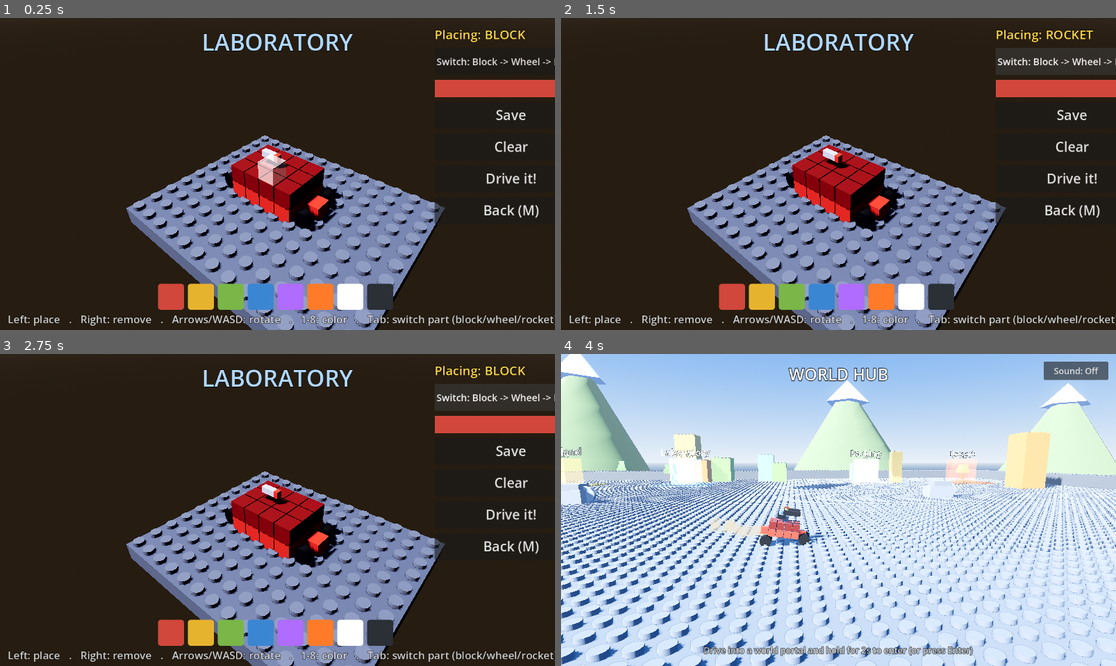
Above: before the commit, frames 1-4 (two rows, left to right).
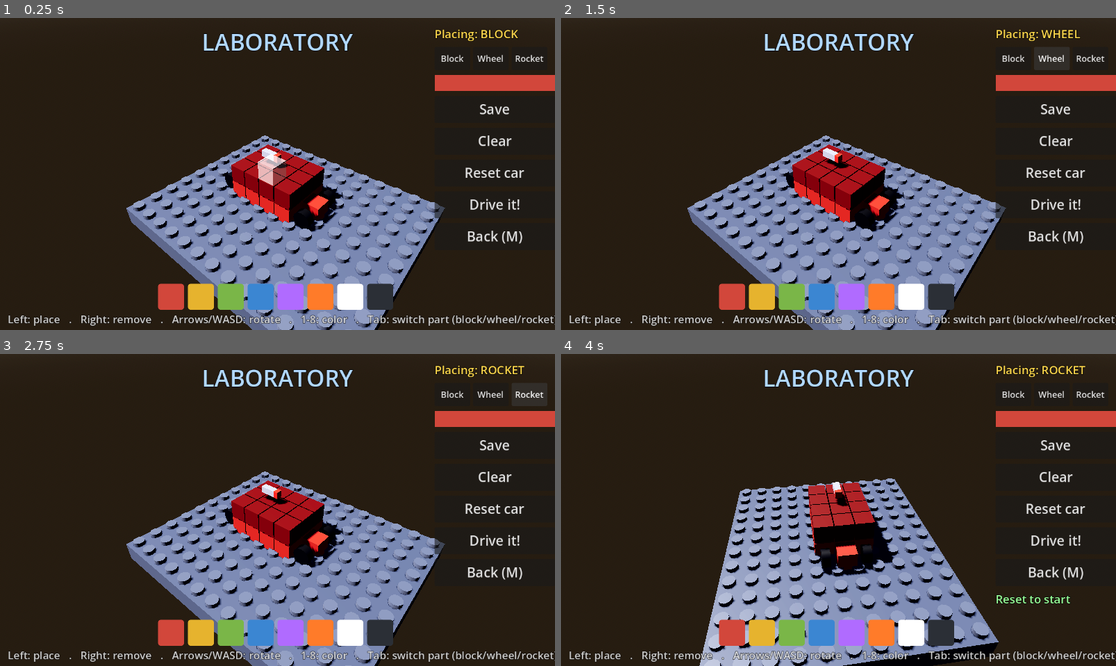
Above: after the commit, the same moments.

Repository: mrshapron/brick-stunt-rally
Game: Godot game, scene res://scenes/lab.tscn
Two runs of this game, one before a commit and one after it. Both use one fixed random seed, a clock stepped at 60 frames per second and the inputs below. This scene is started directly instead of the project's main scene.
Inputs (mouse positions are in pixels of both pictures, inside the frame that each line leads up to):
- Up to frame 1 (0.25 s): no input
- Up to frame 2 (1.5 s): click (1016, 58) at 0.5 s, where only the run after the commit has a clickable "Block"; click (1049, 58) at 1.25 s, where only the run after the commit has a clickable "Wheel"
- Up to frame 3 (2.75 s): click (527, 394) at 2 s, where only the run after the commit has a clickable "Rocket"
- Up to frame 4 (4 s): click (1054, 510) at 2.75 s, where only the run after the commit has a clickable "Reset car"; move the mouse to (960, 494) at 3.52 s; hold Right (move_right) from 3.53 s (still down); tap N (advance) at 3.6 s; click (960, 494) at 3.67 s

The runs differ from the first frame. In frame 1, 2.5% of the frame differs, in the area x 78-100%, y 3-73%; in frame 2, 2.7%; in frame 3, 2.7%; in frame 4, 99%, in the area x 0-100%, y 0-100%.

Commit message:
Lab: part templates + reset button; ignore screenshots folder in Godot import

Diff:
--- a/scripts/lab.gd
+++ b/scripts/lab.gd
@@ -28,7 +28,7 @@
 var _feedback: Label
 var _part: String = "block"
 var _part_label: Label
-var _part_btn: Button
+var _original: Array = []
 
 
 func _ready() -> void:
@@ -56,9 +56,8 @@
 	_ghost.visible = false
 	add_child(_ghost)
 
-	for v in GameState.get_car_design():
-		var kind: String = str(v[4]) if v.size() > 4 else "block"
-		_place(Vector3i(int(v[0]), int(v[1]), int(v[2])), Color(str(v[3])), kind)
+	_original = GameState.get_car_design().duplicate(true)
+	_rebuild_from(_original)
 
 	_camera = Camera3D.new()
 	_camera.fov = 55.0
@@ -234,11 +233,30 @@
 	return m
 
 
+func _set_part(p: String) -> void:
+	_part = p
+	if _part_label:
+		_part_label.text = "Placing: " + _part.to_upper()
+
+
 func _cycle_part() -> void:
 	var order := ["block", "wheel", "rocket"]
-	_part = order[(order.find(_part) + 1) % order.size()]
-	if _part_label:
-		_part_label.text = "Placing: " + _part.to_upper()
+	_set_part(order[(order.find(_part) + 1) % order.size()])
+
+
+func _rebuild_from(design: Array) -> void:
+	for cell in _blocks.keys():
+		_blocks[cell].queue_free()
+	_blocks.clear()
+	for v in design:
+		var kind: String = str(v[4]) if v.size() > 4 else "block"
+		_place(Vector3i(int(v[0]), int(v[1]), int(v[2])), Color(str(v[3])), kind)
+
+
+func _on_reset() -> void:
+	_rebuild_from(_original)
+	if _feedback:
+		_feedback.text = "Reset to start"
 
 
 func _remove(cell: Vector3i) -> void:
@@ -319,23 +337,32 @@
 	layer.add_child(col)
 	_part_label = Label.new()
 	_part_label.text = "Placing: BLOCK"
-	_part_label.add_theme_font_size_override("font_size", 26)
+	_part_label.add_theme_font_size_override("font_size", 24)
 	_part_label.add_theme_color_override("font_color", Color(1.0, 0.85, 0.3))
 	_part_label.add_theme_color_override("font_outline_color", Color(0, 0, 0, 0.85))
 	_part_label.add_theme_constant_override("outline_size", 4)
-	_part_btn = Button.new()
-	_part_btn.text = "Switch: Block -> Wheel -> Rocket"
-	_part_btn.custom_minimum_size = Vector2(230, 56)
-	_part_btn.add_theme_font_size_override("font_size", 20)
-	_part_btn.pressed.connect(_cycle_part)
 	col.add_child(_part_label)
-	col.add_child(_part_btn)
+
+	# Part templates to pick from.
+	var parts_row := HBoxContainer.new()
+	parts_row.add_theme_constant_override("separation", 6)
+	for entry in [["Block", "block"], ["Wheel", "wheel"], ["Rocket", "rocket"]]:
+		var pb := Button.new()
+		pb.text = entry[0]
+		pb.custom_minimum_size = Vector2(74, 48)
+		pb.focus_mode = Control.FOCUS_NONE
+		pb.add_theme_font_size_override("font_size", 18)
+		pb.pressed.connect(_set_part.bind(entry[1]))
+		parts_row.add_child(pb)
+	col.add_child(parts_row)
+
 	_preview = ColorRect.new()
-	_preview.custom_minimum_size = Vector2(230, 36)
+	_preview.custom_minimum_size = Vector2(230, 34)
 	_preview.color = Color(COLORS[_selected])
 	col.add_child(_preview)
 	_add_button(col, "Save", _on_save)
 	_add_button(col, "Clear", _on_clear)
+	_add_button(col, "Reset car", _on_reset)
 	_add_button(col, "Drive it!", _on_drive)
 	_add_button(col, "Back (M)", _on_back)
 	_feedback = _label(col, "", 24)
Not shown, added: screenshots/.gdignore
Not shown, added: screenshots/hub.png.import
Not shown, added: screenshots/laboratory.png.import
Not shown, added: screenshots/warzone.png.import
